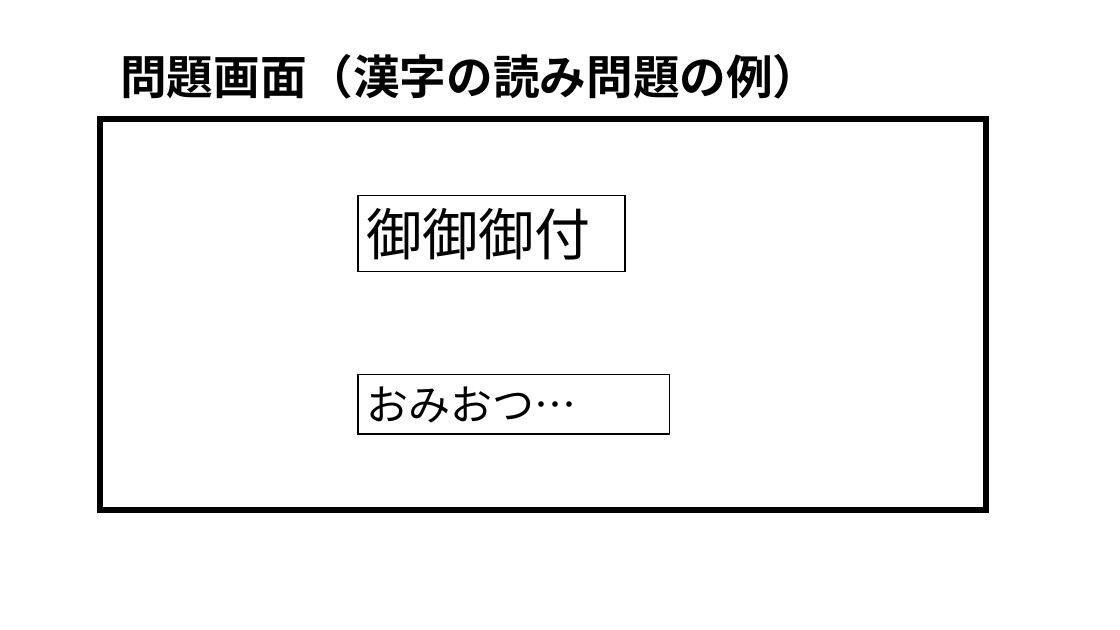
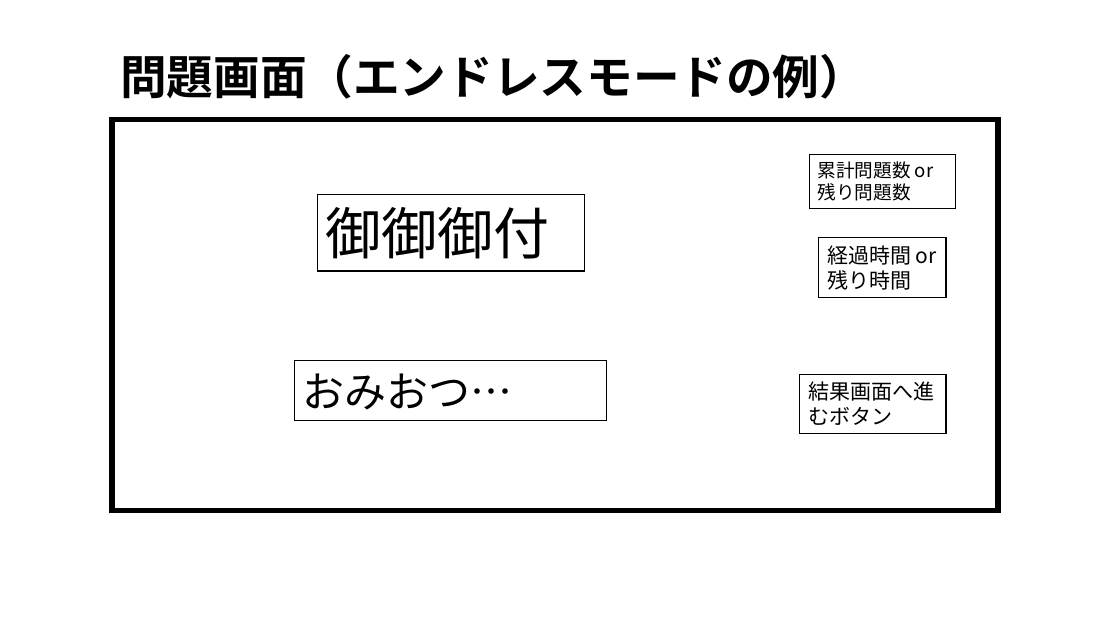
Before and after one commit to tanakai0/stdlib_py_typist, a slide deck: slide 5 of design.pptx (slide 4 before the commit). Drawn at 1120x630 pixels with LibreOffice and Linux fonts; fonts in the diff are those of the drawing. Boxes give left, top, right and bottom in pixels: in the first picture for what was removed or moved away, otherwise in the second. Text is boxed around its words. In the diff, an @@ line names an element or a change of style, - is before the commit and + after.

```diff
--- a/design.pptx
+++ b/design.pptx
@@ text at bbox=[120, 54, 866, 99]: text changed @@
-問題画面（漢字の読み問題の例）
+問題画面（エンドレスモードの例）
@@ rectangle: place and size @@
-rectangle at bbox=[100, 119, 986, 511]
+rectangle at bbox=[112, 119, 998, 511]
@@ rectangle added at bbox=[810, 155, 956, 208], fill #FFFFFF, outline #000000 1 pt, 16 pt, text #000000 @@
+累計問題数 or 残り問題数
@@ rectangle "御御御付": place and size @@
-rectangle "御御御付" at bbox=[358, 196, 625, 272]
+rectangle "御御御付" at bbox=[318, 195, 585, 271]
@@ rectangle added at bbox=[819, 238, 946, 297], fill #FFFFFF, outline #000000 1 pt, 18 pt, text #000000 @@
+経過時間 or 残り時間
@@ rectangle "おみおつ…": place and size @@
-rectangle "おみおつ…" at bbox=[358, 375, 670, 434]
+rectangle "おみおつ…" at bbox=[295, 361, 607, 421]
@@ rectangle added at bbox=[800, 375, 946, 434], fill #FFFFFF, outline #000000 1 pt, 18 pt, text #000000 @@
+結果画面へ進むボタン
```
Also in this commit, not shown: 6 other slides changed, 6 slides added.
